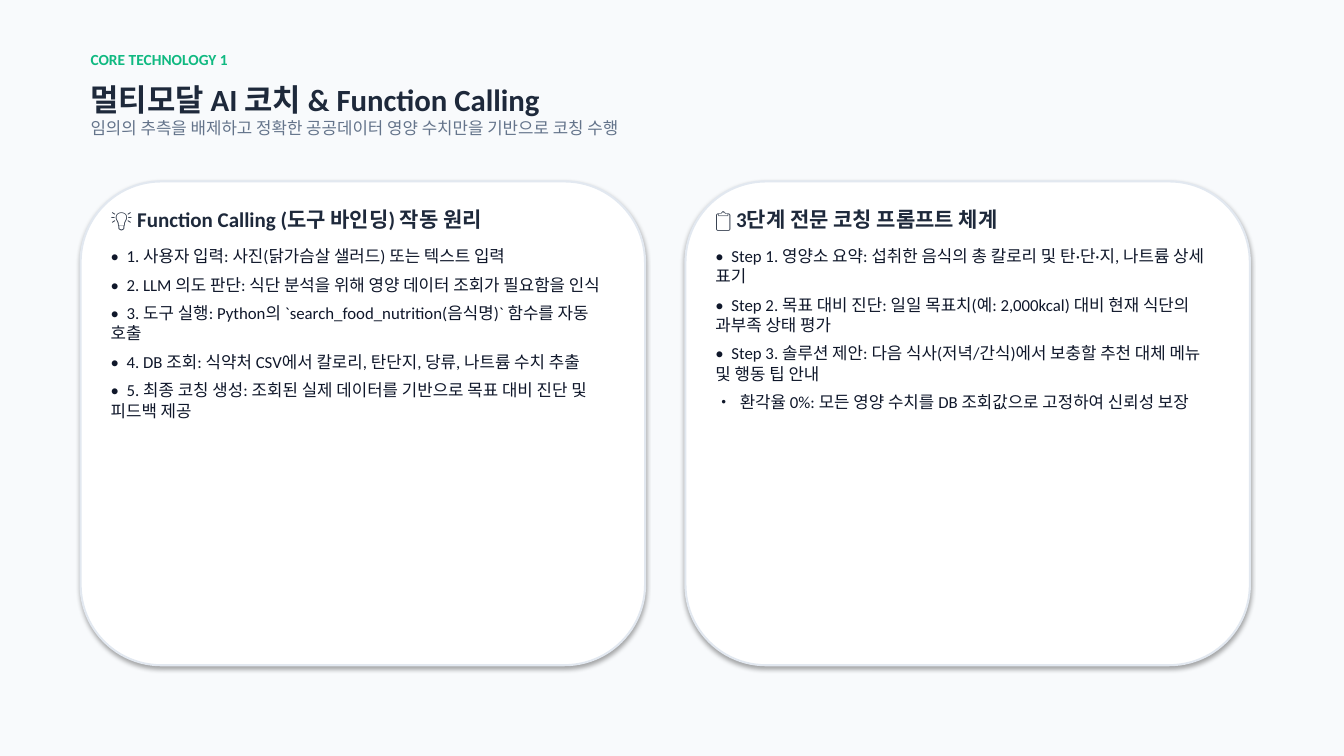
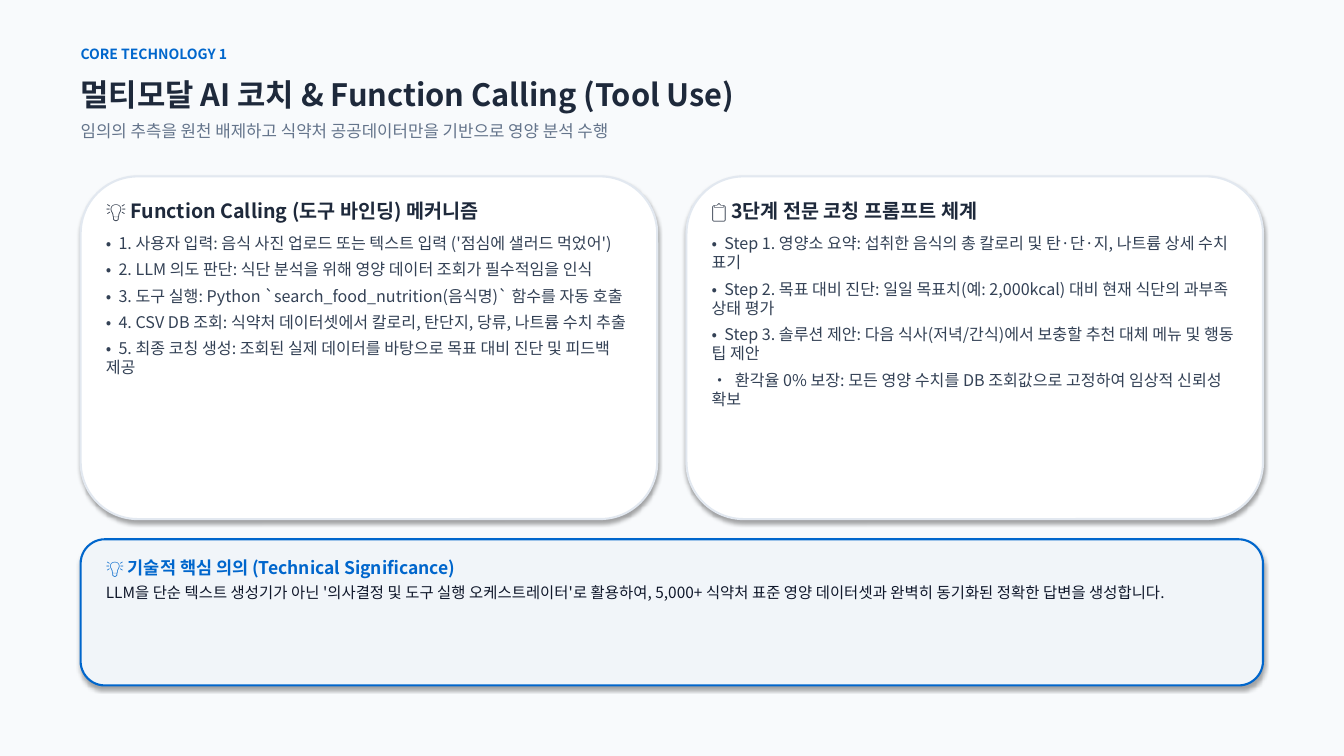
Before and after one commit to rye6837-web/impossible_to_get_lost_my_weight, a slide deck: slide 6 of AI_Diet_Coach_Presentation.pptx (slide 4 before the commit). Drawn at 1344x756 pixels with LibreOffice and Linux fonts; fonts in the diff are those of the drawing. Boxes give left, top, right and bottom in pixels: in the first picture for what was removed or moved away, otherwise in the second. Text is boxed around its words. In the diff, an @@ line names an element or a change of style, - is before the commit and + after.

Commit message:
docs: Update complete 12-slide presentation with Pretendard font, fixed header anchors, and bottom density layout

```diff
--- a/AI_Diet_Coach_Presentation.pptx
+++ b/AI_Diet_Coach_Presentation.pptx
@@ text "CORE TECHNOLOGY 1" at (x1=81, y1=48, x2=227, y2=59): size 11 to 10 pt, font Calibri to Noto Sans CJK KR, text colour #10B981 to #0066CC @@
@@ text at (x1=81, y1=80, x2=734, y2=114): text changed; size 12 to 22 pt; font Calibri to Noto Sans CJK KR; text colour #64748B to #1E293B; bold on @@
-멀티모달 AI 코치 & Function Calling
-임의의 추측을 배제하고 정확한 공공데이터 영양 수치만을 기반으로 코칭 수행
+멀티모달 AI 코치 & Function Calling (Tool Use)
@@ text added at (x1=81, y1=123, x2=608, y2=139), 12 pt, text #64748B @@
+임의의 추측을 원천 배제하고 식약처 공공데이터만을 기반으로 영양 분석 수행
@@ rounded rectangle resized from (x1=81, y1=181, x2=645, y2=665) to (x1=81, y1=176, x2=657, y2=519) @@
@@ rounded rectangle resized from (x1=686, y1=181, x2=1250, y2=665) to (x1=687, y1=176, x2=1263, y2=519) @@
@@ text at (x1=106, y1=201, x2=626, y2=375): text changed; size 12 to 11.5 pt; font Calibri to Noto Sans CJK KR; text colour #0F172A to #334155 @@
-💡 Function Calling (도구 바인딩) 작동 원리
-• 1. 사용자 입력: 사진(닭가슴살 샐러드) 또는 텍스트 입력
-• 2. LLM 의도 판단: 식단 분석을 위해 영양 데이터 조회가 필요함을 인식
-• 3. 도구 실행: Python의 `search_food_nutrition(음식명)` 함수를 자동 호출
-• 4. DB 조회: 식약처 CSV에서 칼로리, 탄단지, 당류, 나트륨 수치 추출
-• 5. 최종 코칭 생성: 조회된 실제 데이터를 기반으로 목표 대비 진단 및 피드백 제공
+💡 Function Calling (도구 바인딩) 메커니즘
+• 1. 사용자 입력: 음식 사진 업로드 또는 텍스트 입력 ('점심에 샐러드 먹었어')
+• 2. LLM 의도 판단: 식단 분석을 위해 영양 데이터 조회가 필수적임을 인식
+• 3. 도구 실행: Python `search_food_nutrition(음식명)` 함수를 자동 호출
+• 4. CSV DB 조회: 식약처 데이터셋에서 칼로리, 탄단지, 당류, 나트륨 수치 추출
+• 5. 최종 코칭 생성: 조회된 실제 데이터를 바탕으로 목표 대비 진단 및 피드백 제공
@@ text at (x1=712, y1=201, x2=1229, y2=316): size 15 to 14 pt in "📋 3단계 전문 코칭 프롬프트 체계"; font Calibri to Noto Sans CJK KR in "📋 3단계 전문 코칭 프롬프트 체계", "• Step 2. 목표 대비 진단: 일일 ..."; size 12 to 11.5 pt, text colour #0F172A to #334155 in "• Step 2. 목표 대비 진단: 일일 ..."; less space between paragraphs @@
@@ text at (x1=712, y1=235, x2=1228, y2=270): text changed; size 12 to 11.5 pt; font Calibri to Noto Sans CJK KR; text colour #0F172A to #334155 @@
-• Step 1. 영양소 요약: 섭취한 음식의 총 칼로리 및 탄·단·지, 나트륨 상세 표기
+• Step 1. 영양소 요약: 섭취한 음식의 총 칼로리 및 탄·단·지, 나트륨 상세 수치 표기
@@ text at (x1=712, y1=326, x2=1234, y2=406): text changed; size 12 to 11.5 pt; font Calibri to Noto Sans CJK KR; text colour #0F172A to #334155 @@
-• Step 3. 솔루션 제안: 다음 식사(저녁/간식)에서 보충할 추천 대체 메뉴 및 행동 팁 안내
-• 환각율 0%: 모든 영양 수치를 DB 조회값으로 고정하여 신뢰성 보장
+• Step 3. 솔루션 제안: 다음 식사(저녁/간식)에서 보충할 추천 대체 메뉴 및 행동 팁 제안
+• 환각율 0% 보장: 모든 영양 수치를 DB 조회값으로 고정하여 임상적 신뢰성 확보
@@ rounded rectangle added at (x1=81, y1=539, x2=1263, y2=686), fill #F1F5F9, outline #0066CC 1.5 pt @@
@@ text added at (x1=106, y1=559, x2=1164, y2=601), 11 pt, text #0F172A @@
+💡 기술적 핵심 의의 (Technical Significance)
+LLM을 단순 텍스트 생성기가 아닌 '의사결정 및 도구 실행 오케스트레이터'로 활용하여, 5,000+ 식약처 표준 영양 데이터셋과 완벽히 동기화된 정확한 답변을 생성합니다.
```
Also in this commit, not shown: 7 other slides changed, 4 slides added, 1 slide removed, 1 other file.
